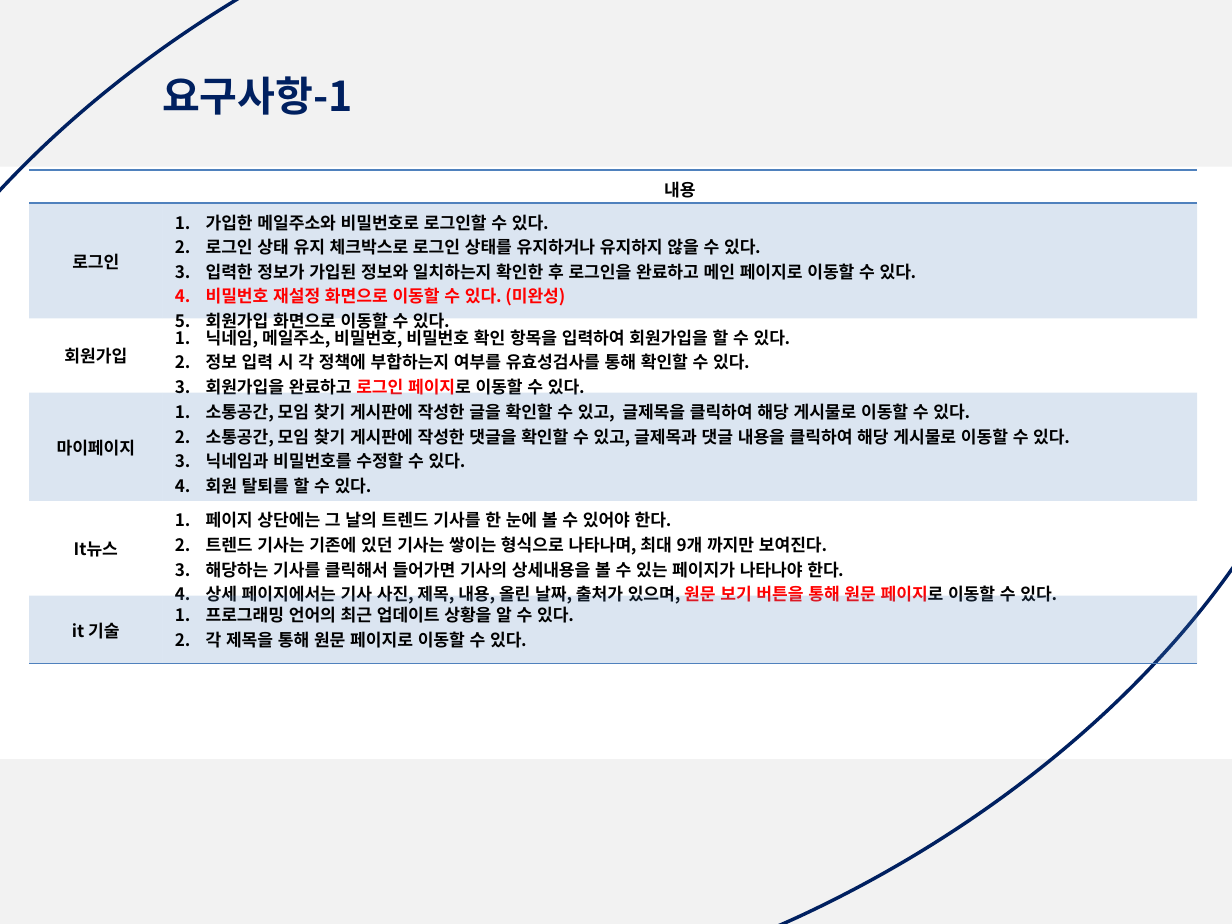
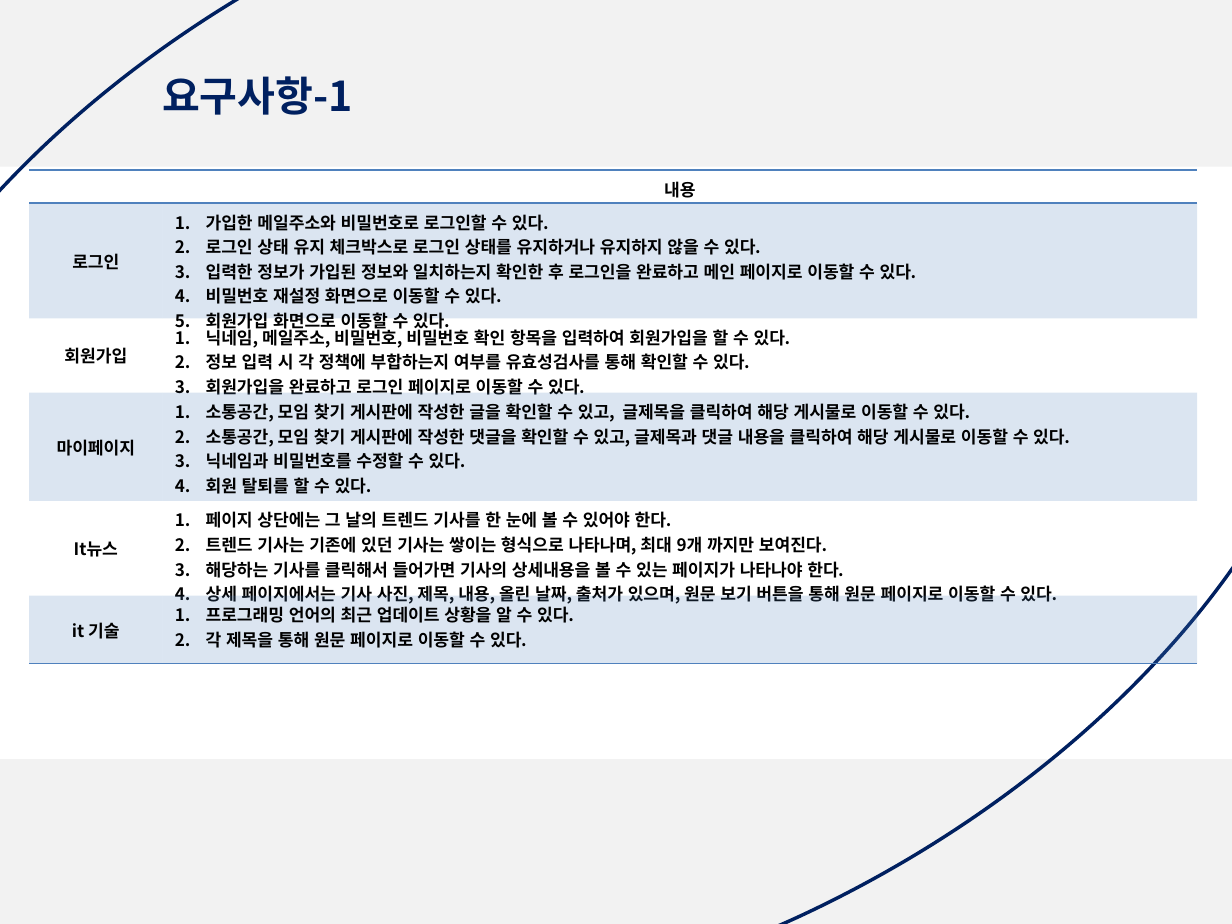
Before and after one commit to yeajinlee/ITP-team, a slide deck: slide 8 of multi_final/문서/3차 5조 2-15일 발표 자료(최종)/final_project_03.15 발표.pptx. Drawn at 1232x924 pixels with LibreOffice and Linux fonts; fonts in the diff are those of the drawing. Boxes give left, top, right and bottom in pixels: in the first picture for what was removed or moved away, otherwise in the second. Text is boxed around its words. In the diff, an @@ line names an element or a change of style, - is before the commit and + after.

Commit message:
마이페이지신청현황

```diff
--- a/multi_final/문서/3차 5조 2-15일 발표 자료(최종)/final_project_03.15 발표.pptx
+++ b/multi_final/문서/3차 5조 2-15일 발표 자료(최종)/final_project_03.15 발표.pptx
@@ table at (x1=30, y1=170, x2=1198, y2=663) @@
-row 2, column 2: 가입한 메일주소와 비밀번호로 로그인할 수 있다. / 로그인 상태 유지 체크박스로 로그인 상태를 유지하거나 유지하지 않을 수 있다. / 입력한 정보가 가입된 정보와 일치하는지 확인한 후 로그인을 완료하고 메인 페이지로 이동할 수 있다. / 비밀번호 재설정 화면으로 이동할 수 있다. (미완성) / 회원가입 화면으로 이동할 수 있다.
+row 2, column 2: 가입한 메일주소와 비밀번호로 로그인할 수 있다. / 로그인 상태 유지 체크박스로 로그인 상태를 유지하거나 유지하지 않을 수 있다. / 입력한 정보가 가입된 정보와 일치하는지 확인한 후 로그인을 완료하고 메인 페이지로 이동할 수 있다. / 비밀번호 재설정 화면으로 이동할 수 있다. / 회원가입 화면으로 이동할 수 있다.
@@ text colour #FF0000 to #000000 in "로그인 페이지로", "원문 보기 버튼을 통해 원문 페이지로" @@
```
Also in this commit, not shown: 4 other slides changed, 15 other files.
